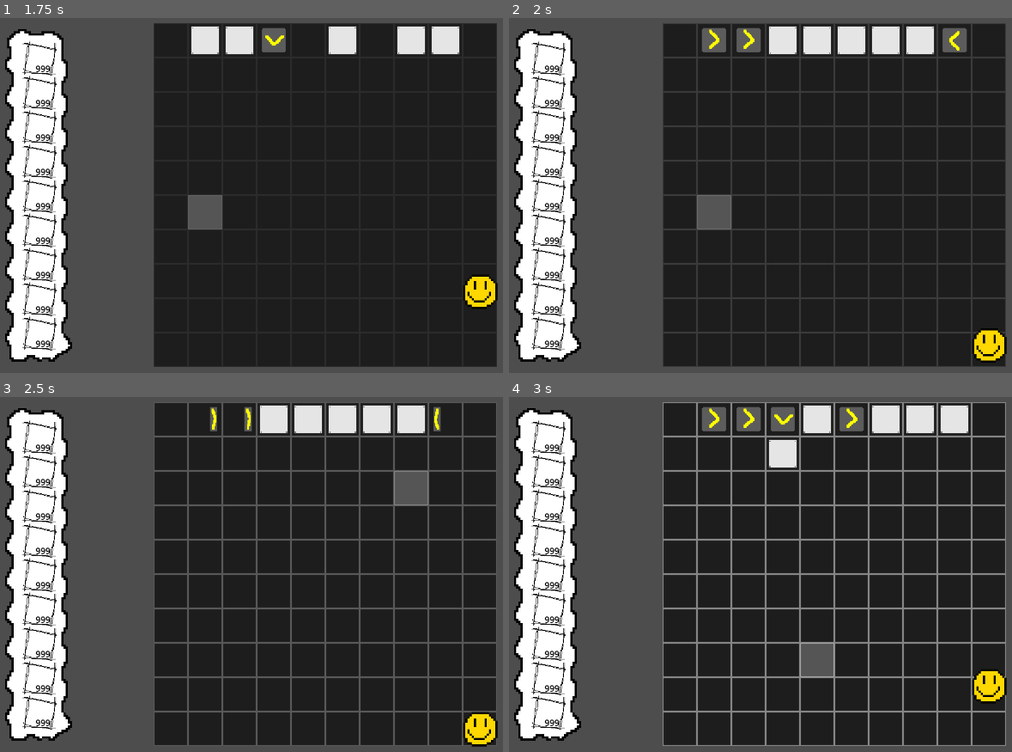
Above: before the commit, frames 1-4 (two rows, left to right).
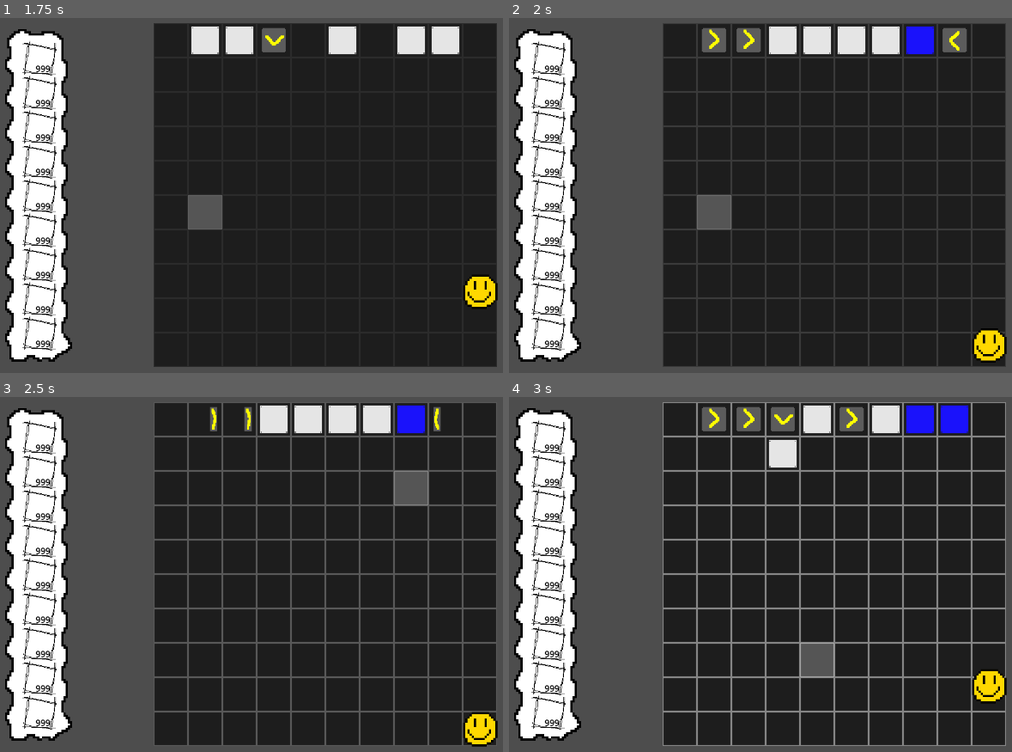
Above: after the commit, the same moments.

Repository: Stev51/gmtk-jam-2025
Game: Godot game, scene res://scenes/main.tscn
Same seed, same stepped clock (60 frames per second), same inputs: the game is played once before the commit and once after it.
Inputs (mouse positions are in pixels of both pictures, inside the frame that each line leads up to):
- Up to frame 1 (1.75 s): tap Enter at 0.5 s; move the mouse to (477, 174) at 0.52 s; hold Right (ui_right) 0.53-1.28 s; tap E at 0.6, 1.35 s; click (477, 174) at 0.67 s; move the mouse to (186, 213) at 1.27 s; hold Down (ui_down) from 1.28 s (still down)
- Up to frame 2 (2 s): keep holding Down (ui_down)
- Up to frame 3 (2.5 s): move the mouse to (392, 489) at 2.02 s; release Down (ui_down) at 2.03 s; hold Right (ui_right) from 2.03 s (still down); tap E at 2.1 s
- Up to frame 4 (3 s): move the mouse to (800, 652) at 2.77 s; release Right (ui_right) at 2.78 s; hold Up (ui_up) from 2.78 s (still down); tap E at 2.85 s; click (800, 652) at 2.92 s

Frame 1 is identical in both runs. In frame 2, 0.4% of the frame differs, in the area x 79-85%, y 2-11%; in frame 3, 0.4%; in frame 4, 0.8%, in the area x 79-92%, y 2-11%.
Error in both runs: Invalid access to property or key 'texture' on a base object of type 'Nil'. (res://inventory/inventory_slot_ui.gd:10)

Commit message:
Painter implementation

Diff:
--- a/scripts/mechanism/painter.gd
+++ b/scripts/mechanism/painter.gd
@@ -3,10 +3,12 @@
 const NODE = preload("res://scenes/pusher.tscn")
 
 func _init(field: Field, x: int, y:int):
-	super(field, x, y, NODE.instantiate(), Field.FOREGROUND)
+	super(field, x, y, NODE.instantiate(), Field.BACKGROUND)
 
 func update(currentCycle: int):
-	pass
+	var mech = field.getForegroundMechanism(x, y)
+	if is_instance_of(mech, Box):
+		mech.updateColor(Box.BoxColor.BLUE)
 
 func push(directionToMove: Util.Direction) -> bool:
 	return false
--- a/scripts/world.gd
+++ b/scripts/world.gd
@@ -84,6 +84,8 @@
 	addMechanism(Box.new(self, 7, 0))
 	addMechanism(Pusher.new(self, 8, 0, Util.Direction.LEFT))
 
+	addMechanism(Painter.new(self, 7, 0))
+
 	#addMechanism(Box.new(self, 3, 3), FOREGROUND)
 	#addMechanism(Box.new(self, 4, 3), FOREGROUND)
 	#addMechanism(Box.new(self, 5, 3), FOREGROUND)
